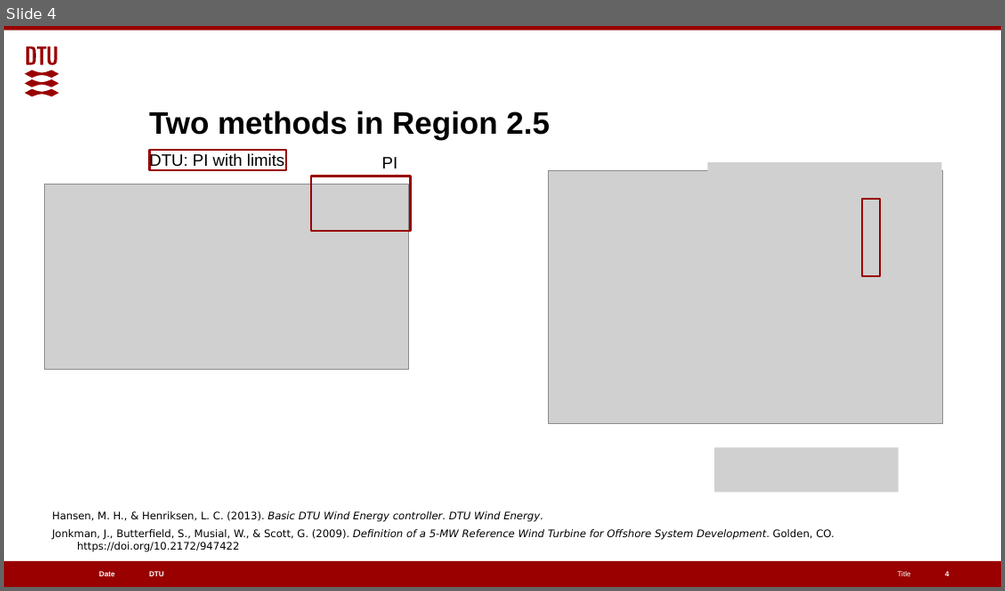
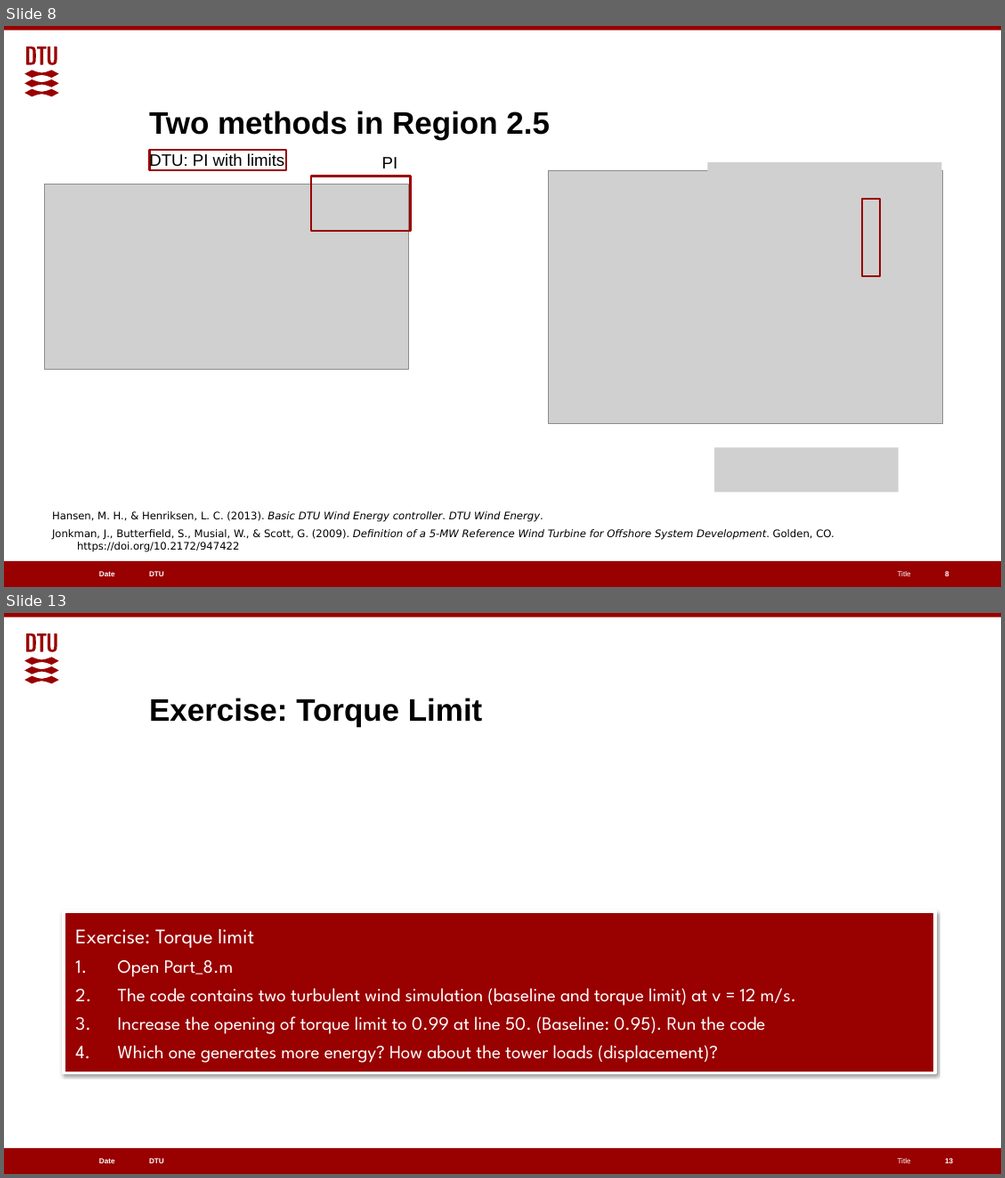
Before and after one commit to alanliowh/Control_Online_Course, a slide deck: teaching materials/Day 3/Day3_Part1.pptx. Shown one above the other, each under a label of ours: slide 4 before the commit, slides 8 and 13 after it; the slides between them are not shown. The pictures are 1005x591 and 1005x1178 pixels, drawn with LibreOffice and Linux fonts; fonts in the diff are those of the drawing; grey boxes stand for pictures. Boxes give left, top, right and bottom in pixels: in the first picture for what was removed or moved away, otherwise in the second. Text is boxed around its words. In the diff, an @@ line names an element or a change of style, - is before the commit and + after.

```diff
--- a/teaching materials/Day 3/Day3_Part1.pptx
+++ b/teaching materials/Day 3/Day3_Part1.pptx
@@ slide 13 added at (x1=4, y1=613, x2=1001, y2=1174), background #FFFFFF; not listed: 6 template elements that a slide beside it also shows @@
@@ title added at (x1=149, y1=698, x2=482, y2=727), 30 pt, text #000000, bold @@
+Exercise: Torque Limit
@@ rectangle added at (x1=64, y1=911, x2=935, y2=1073), fill #990000, outline #FFFFFF 3 pt, 18 pt, text #FFFFFF @@
+Exercise: Torque limit
+1. Open Part_8.m
+2. The code contains two turbulent wind simulation (baseline and torque limit) at v = 12 m/s.
+3. Increase the opening of torque limit to 0.99 at line 50. (Baseline: 0.95). Run the code
+4. Which one generates more energy? How about the tower loads (displacement)?
@@ page number added at (x1=945, y1=1158, x2=953, y2=1163), 7 pt, text #FFFFFF, bold @@
+13
@@ what was slide 4 is now slide 8 @@
```
Also in this commit, not shown: 1 slide changed, 25 other slides added, 2 slides removed, 19 other files.
